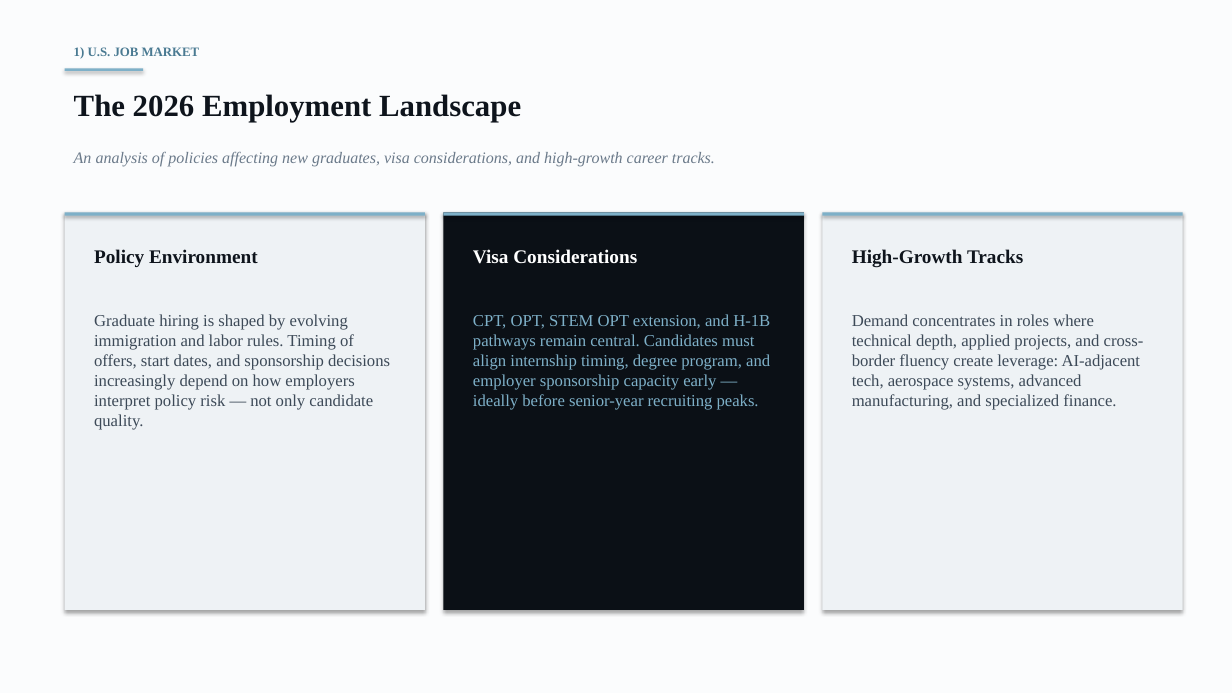
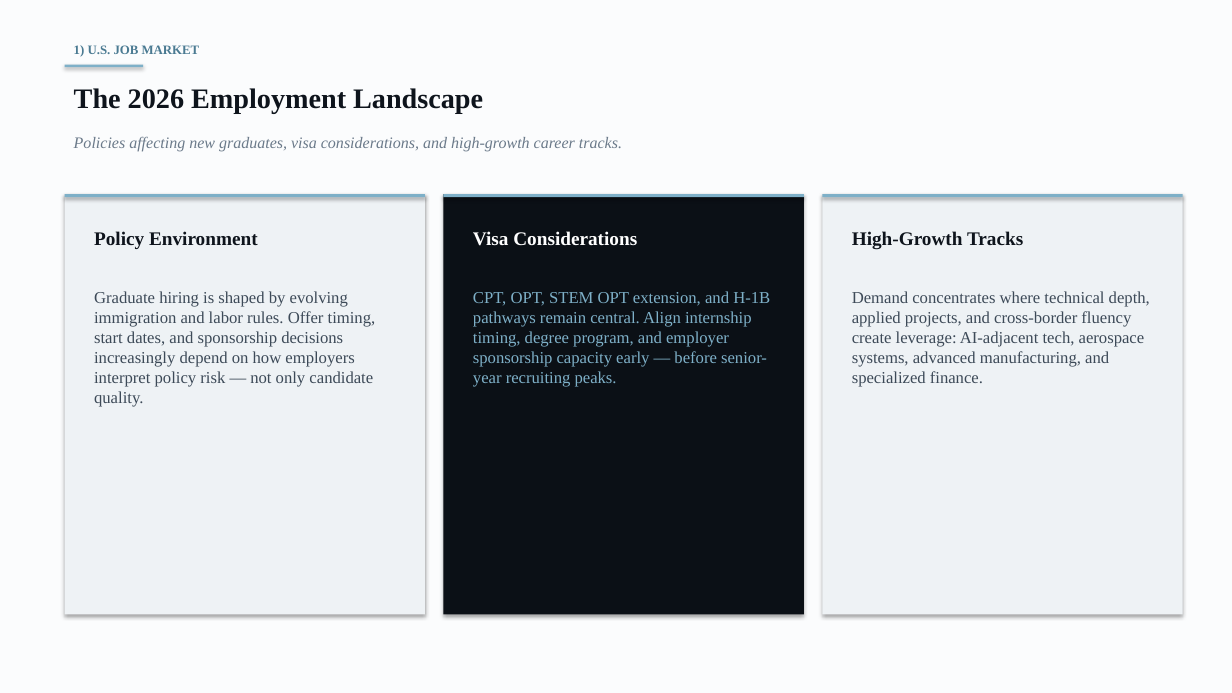
Before and after one commit to anthonyleedu/anthonyleedu, a slide deck: slide 4 of Heliospace_Company_And_Product_Overview.pptx (slide 5 before the commit). Drawn at 1232x693 pixels with LibreOffice and Linux fonts; fonts in the diff are those of the drawing. Boxes give left, top, right and bottom in pixels: in the first picture for what was removed or moved away, otherwise in the second. Text is boxed around its words. In the diff, an @@ line names an element or a change of style, - is before the commit and + after.

```diff
--- a/Heliospace_Company_And_Product_Overview.pptx
+++ b/Heliospace_Company_And_Product_Overview.pptx
@@ text "The 2026 Employment Landscape" at [74, 88, 483, 113]: size 24 to 22 pt @@
@@ rectangle: place and size @@
-rectangle at [65, 68, 143, 71]
+rectangle at [65, 65, 143, 67]
@@ text at [74, 137, 622, 152]: text changed @@
-An analysis of policies affecting new graduates, visa considerations, and high-growth career tracks.
+Policies affecting new graduates, visa considerations, and high-growth career tracks.
@@ rectangle: place and size @@
-rectangle at [65, 213, 425, 610]
+rectangle at [65, 194, 425, 615]
@@ rectangle: place and size @@
-rectangle at [444, 213, 804, 610]
+rectangle at [444, 194, 804, 615]
@@ rectangle: place and size @@
-rectangle at [823, 213, 1183, 610]
+rectangle at [823, 194, 1183, 615]
@@ 3 rectangles: place and size @@
-3 rectangles at [65, 213, 1183, 215]
+3 rectangles at [65, 194, 1183, 197]
@@ text "Policy Environment": place and size @@
-text "Policy Environment" at [94, 249, 258, 267]
+text "Policy Environment" at [94, 231, 258, 249]
@@ text "Visa Considerations": place and size @@
-text "Visa Considerations" at [473, 249, 637, 264]
+text "Visa Considerations" at [473, 231, 637, 246]
@@ text "High-Growth Tracks": place and size @@
-text "High-Growth Tracks" at [852, 249, 1023, 268]
+text "High-Growth Tracks" at [852, 231, 1023, 249]
@@ text at [94, 291, 376, 406]: text changed @@
-Graduate hiring is shaped by evolving immigration and labor rules. Timing of offers, start dates, and sponsorship decisions increasingly depend on how employers interpret policy risk — not only candidate quality.
+Graduate hiring is shaped by evolving immigration and labor rules. Offer timing, start dates, and sponsorship decisions increasingly depend on how employers interpret policy risk — not only candidate quality.
@@ text at [473, 291, 770, 386]: text changed @@
-CPT, OPT, STEM OPT extension, and H-1B pathways remain central. Candidates must align internship timing, degree program, and employer sponsorship capacity early — ideally before senior-year recruiting peaks.
+CPT, OPT, STEM OPT extension, and H-1B pathways remain central. Align internship timing, degree program, and employer sponsorship capacity early — before senior-year recruiting peaks.
@@ text at [852, 291, 1150, 386]: text changed @@
-Demand concentrates in roles where technical depth, applied projects, and cross-border fluency create leverage: AI-adjacent tech, aerospace systems, advanced manufacturing, and specialized finance.
+Demand concentrates where technical depth, applied projects, and cross-border fluency create leverage: AI-adjacent tech, aerospace systems, advanced manufacturing, and specialized finance.
```
Also in this commit, not shown: 12 other slides changed, 7 slides added, 15 slides removed.
